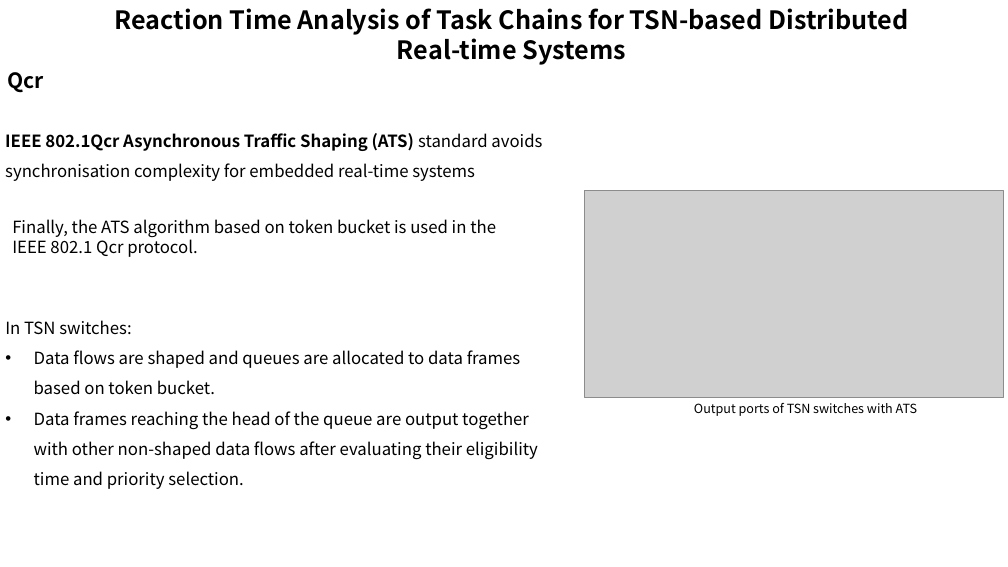
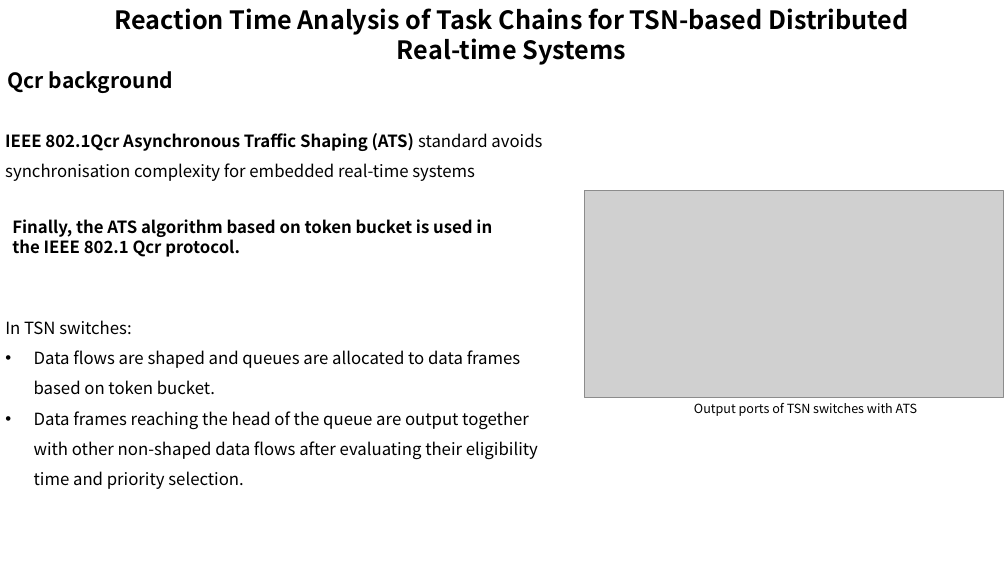
Before and after one commit to wsm6636/note, a slide deck: slide 5 of 06-ppt/RTS-Turin-Class/0423.pptx. Drawn at 1008x567 pixels with LibreOffice and Linux fonts; fonts in the diff are those of the drawing; grey boxes stand for pictures. Boxes give left, top, right and bottom in pixels: in the first picture for what was removed or moved away, otherwise in the second. Text is boxed around its words. In the diff, an @@ line names an element or a change of style, - is before the commit and + after.

```diff
--- a/06-ppt/RTS-Turin-Class/0423.pptx
+++ b/06-ppt/RTS-Turin-Class/0423.pptx
@@ text at <box>8,71,173,93</box>: text changed @@
-Qcr
+Qcr background
@@ text "Finally, the ATS algorithm based ..." at <box>12,219,492,257</box>: bold on @@
```
Also in this commit, not shown: 1 other slide changed, 3 other files.
